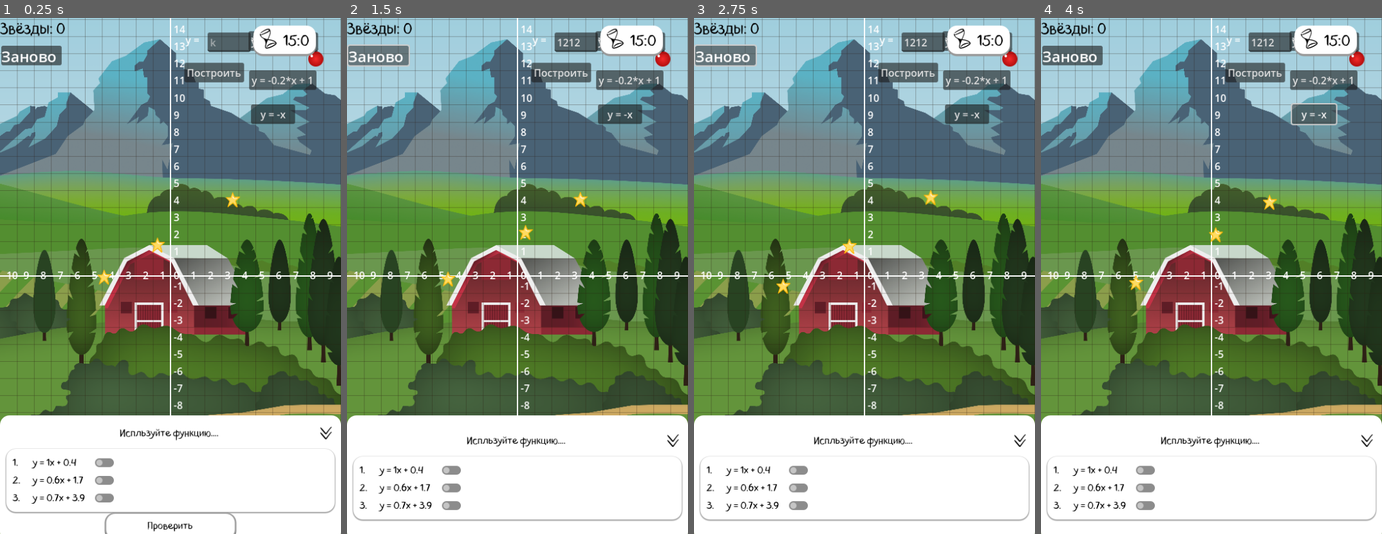
Above: before the commit, frames 1-4 (left to right).
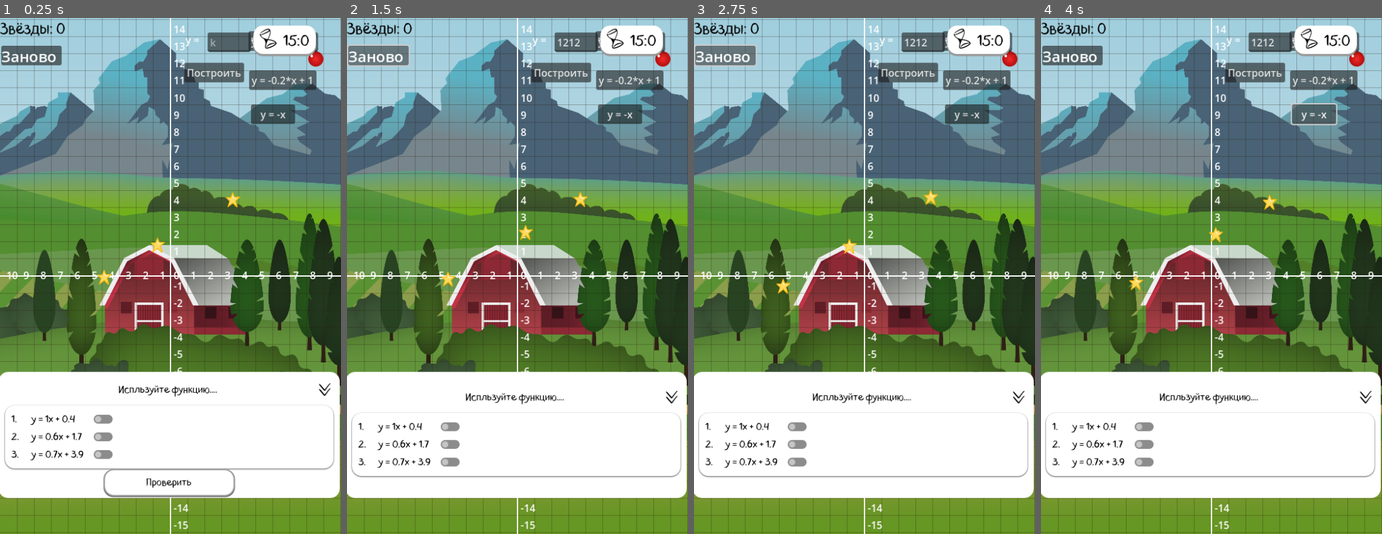
Above: after the commit, the same moments.

Repository: salena123/StarFunc
Game: Godot game, scene res://node_2d.tscn
Two runs of this game, one before a commit and one after it. Both use one fixed random seed, a clock stepped at 60 frames per second and the inputs below.
Inputs (mouse positions are in pixels of both pictures, inside the frame that each line leads up to):
- Up to frame 1 (0.25 s): no input
- Up to frame 2 (1.5 s): click (575, 43) at 0.52 s; type "12" at 0.6 s; click (643, 43) at 0.75 s; type "12" at 0.83 s; click "Заново" at 1.25 s
- Up to frame 3 (2.75 s): click "Заново" at 2 s
- Up to frame 4 (4 s): click "Заново" at 2.75 s; click "y = -x" at 3.5 s

The runs differ from the first frame. In frame 1, 18% of the frame differs, in the area x 0-100%, y 68-100%; in frame 2, 17%; in frame 3, 17%; in frame 4, 17%.

Commit message:
доработка

Diff:
--- a/node_2d.tscn
+++ b/node_2d.tscn
@@ -540,10 +540,12 @@
 anchor_top = 1.0
 anchor_right = 1.0
 anchor_bottom = 1.0
-offset_top = -180.0
-offset_bottom = 0.0
+offset_left = -2.0
+offset_top = -237.0
+offset_right = -2.0
+offset_bottom = -57.0
 grow_horizontal = 2
-grow_vertical = 2
+grow_vertical = 0
 
 [node name="TopSpacer" type="Control" parent="UI/BottomLayout"]
 layout_mode = 2
@@ -610,22 +612,18 @@
 layout_mode = 2
 
 [node name="Answers" type="HBoxContainer" parent="UI/BottomLayout/Panel/Items"]
-layout_mode = 2
 custom_minimum_size = Vector2(0, 80)
+layout_mode = 2
 theme_override_constants/separation = 10
 
 [node name="Panel" type="Panel" parent="UI/BottomLayout/Panel/Items/Answers"]
 layout_mode = 2
 size_flags_horizontal = 3
 size_flags_vertical = 3
-theme_override_constants/margin_left = 10
-theme_override_constants/margin_top = 10
-theme_override_constants/margin_right = 10
-theme_override_constants/margin_bottom = 10
 theme_override_styles/panel = SubResource("StyleBoxFlat_hqns4")
 
 [node name="Buttons1" type="VBoxContainer" parent="UI/BottomLayout/Panel/Items/Answers/Panel"]
-layout_mode = 2
+layout_mode = 0
 
 [node name="Option0" type="HBoxContainer" parent="UI/BottomLayout/Panel/Items/Answers/Panel/Buttons1"]
 layout_mode = 2
@@ -700,7 +698,7 @@
 size_flags_horizontal = 0
 
 [node name="Buttons2" type="VBoxContainer" parent="UI/BottomLayout/Panel/Items/Answers/Panel"]
-layout_mode = 2
+layout_mode = 0
 
 [node name="Option0" type="HBoxContainer" parent="UI/BottomLayout/Panel/Items/Answers/Panel/Buttons2"]
 layout_mode = 2
